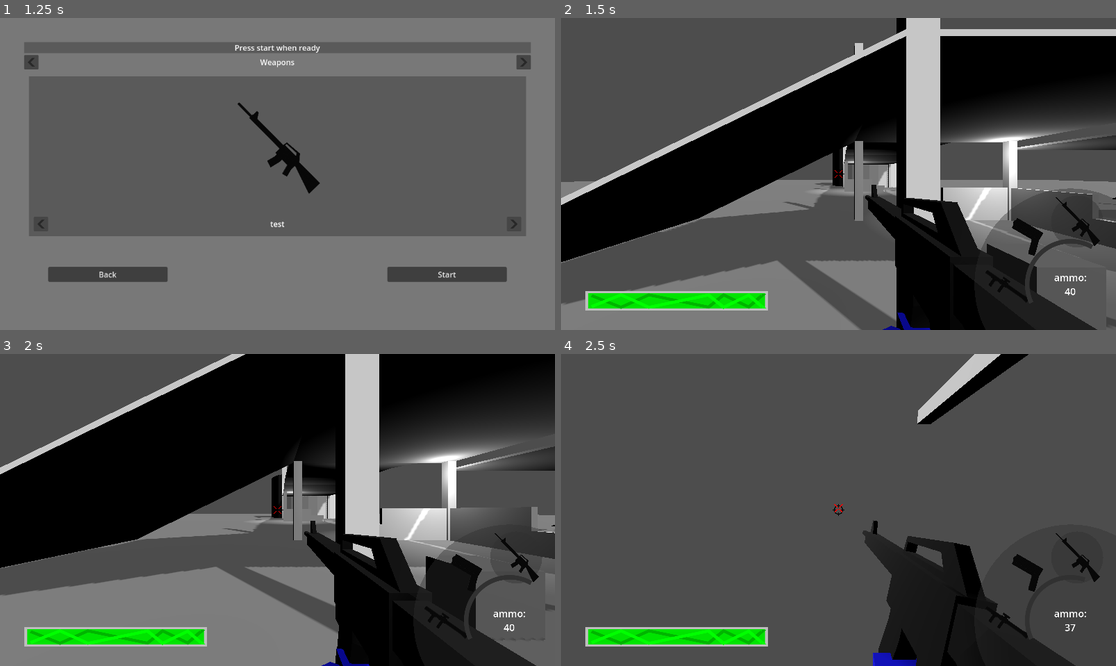
Above: before the commit, frames 1-4 (two rows, left to right).
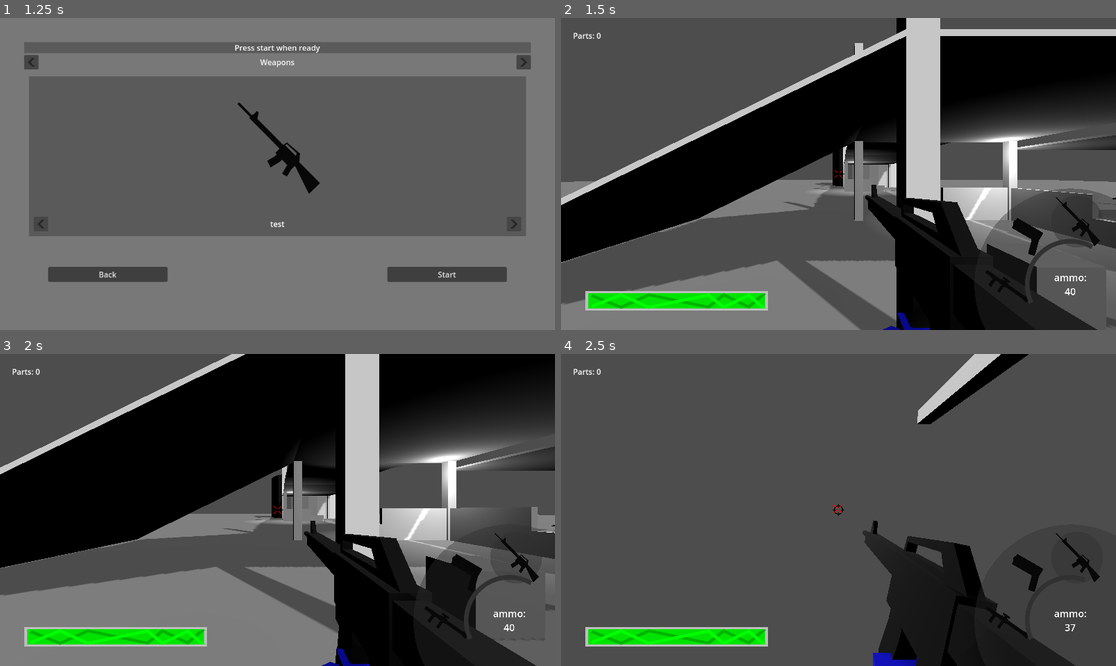
Above: after the commit, the same moments.

Repository: KellyBringino/FirstPersonShooterTest
Game: Godot game, scene res://UI/MainMenu.tscn
Two runs of this game, one before a commit and one after it. Both use one fixed random seed, a clock stepped at 60 frames per second and the inputs below.
Inputs (mouse positions are in pixels of both pictures, inside the frame that each line leads up to):
- Up to frame 1 (1.25 s): click "Start" at 0.5 s
- Up to frame 2 (1.5 s): click "Start" at 1.25 s
- Up to frame 3 (2 s): no input
- Up to frame 4 (2.5 s): tap Enter at 2 s; move the mouse to (866, 510) at 2.02 s; press the mouse at (866, 510) at 2.03 s; hold W (forward) from 2.03 s (still down); tap Space (jump) at 2.27 s

Frame 1 is identical in both runs. In frame 2, less than 0.1% of the frame differs, in the area x 2-8%, y 4-7%; in frame 3, less than 0.1%; in frame 4, less than 0.1%, in the area x 2-51%, y 4-52%.

Commit message:
fixed an issue with misfire misalignment, and added parts counter

Diff:
--- a/Enemies/Enemy_General.gd
+++ b/Enemies/Enemy_General.gd
@@ -36,6 +36,7 @@
 var see : Array = []
 var suspicious : bool = false
 var leftStepNext : bool = false
+var dying : bool = false
 var player
 
 func _ready():
@@ -66,14 +67,18 @@
 	skl.set_bone_pose_rotation(headBone,headrot)
 
 	if currentState == state.CHASING:
-		if abs($ModelController/doll/LeftLegTarget.global_position.distance_to(leftSprint.global_position)) > SPRINT_STEP_DIS && leftStepNext:
+		if abs($ModelController/doll/LeftLegTarget.global_position\
+		.distance_to(leftSprint.global_position)) > SPRINT_STEP_DIS && leftStepNext:
 			stepL(leftSprint,leftSprintRaise)
-		if abs($ModelController/doll/RightLegTarget.global_position.distance_to(rightSprint.global_position)) > SPRINT_STEP_DIS && !leftStepNext:
+		if abs($ModelController/doll/RightLegTarget.global_position\
+		.distance_to(rightSprint.global_position)) > SPRINT_STEP_DIS && !leftStepNext:
 			stepR(rightSprint,rightSprintRaise)
 	elif currentState == state.SHOOTING:
-		if abs($ModelController/doll/LeftLegTarget.global_position.distance_to(leftStand.global_position)) > STAND_STEP_DIS && leftStepNext:
+		if abs($ModelController/doll/LeftLegTarget.global_position\
+		.distance_to(leftStand.global_position)) > STAND_STEP_DIS && leftStepNext:
 			stepL(leftStand,leftStandRaise)
-		if abs($ModelController/doll/RightLegTarget.global_position.distance_to(rightStand.global_position)) > STAND_STEP_DIS && !leftStepNext:
+		if abs($ModelController/doll/RightLegTarget.global_position\
+		.distance_to(rightStand.global_position)) > STAND_STEP_DIS && !leftStepNext:
 			stepR(rightStand,rightStandRaise)
 
 	handleStates(delta)
@@ -95,7 +100,7 @@
 		move()
 	move_and_slide()
 
-func handleStates(delta):
+func handleStates(_delta):
 	match currentState:
 		state.CHASING:
 			if see.size() > 0 and distanceCheck(lastKnowLoc):
@@ -120,10 +125,13 @@
 	var lhalf = stepraise.global_position
 
 	var t = get_tree().create_tween()
-	t.tween_property($ModelController/doll/LeftLegTarget,"global_position", lhalf, STEP_UP_SPEED)
+	t.tween_property($ModelController/doll/LeftLegTarget,"global_position",\
+		lhalf, STEP_UP_SPEED)
 	t.set_parallel(false)
-	t.tween_property($ModelController/doll/LeftLegTarget, "global_position", ltarget_pos, STEP_SPEED)
-	t.tween_property($ModelController/doll/LeftLegTarget, "global_rotation", step.global_rotation, STEP_SPEED)
+	t.tween_property($ModelController/doll/LeftLegTarget, "global_position",\
+		ltarget_pos, STEP_SPEED)
+	t.tween_property($ModelController/doll/LeftLegTarget, "global_rotation", \
+		step.global_rotation, STEP_SPEED)
 	t.set_parallel(true)
 	t.tween_callback(func(): leftStepNext = false)
 func stepR(step,stepraise):
@@ -132,10 +140,13 @@
 
 	var t = get_tree().create_tween()
 	t.set_parallel(false)
-	t.tween_property($ModelController/doll/RightLegTarget,"global_position", rhalf, STEP_UP_SPEED)
+	t.tween_property($ModelController/doll/RightLegTarget,"global_position", \
+		rhalf, STEP_UP_SPEED)
 	t.set_parallel(false)
-	t.tween_property($ModelController/doll/RightLegTarget, "global_position", rtarget_pos, STEP_SPEED)
-	t.tween_property($ModelController/doll/RightLegTarget, "global_rotation", step.global_rotation, STEP_SPEED)
+	t.tween_property($ModelController/doll/RightLegTarget, "global_position", \
+		rtarget_pos, STEP_SPEED)
+	t.tween_property($ModelController/doll/RightLegTarget, "global_rotation", \
+		step.global_rotation, STEP_SPEED)
 	t.set_parallel(true)
 	t.tween_callback(func(): leftStepNext = true)
 
@@ -146,7 +157,7 @@
 
 func move():
 	if global_transform.origin.distance_to(lastKnowLoc) <= (REACH_DIST/2.0):
-		print("made it")
+		#print("made it")
 		return
 	var nextNavPoint = nav_agent.get_next_path_position()
 	if currentState == state.CHASING:
@@ -158,7 +169,8 @@
 	var p = Vector2(point.x,point.z)
 	var v = e.distance_to(p) <= REACH_DIST
 	if v:
-		print("made it")
+		#print("made it")
+		pass
 	return v
 func distanceCheck(point):
 	return global_transform.origin.distance_to(point) <= SHOOT_DIST
@@ -168,11 +180,11 @@
 		state.CHASING:
 			currentState = state.CHASING
 			suspicious = true
-			print("chasing now, lkl is " + str(lastKnowLoc))
+			#print("chasing now, lkl is " + str(lastKnowLoc))
 		state.SHOOTING:
 			currentState = state.SHOOTING
 			suspicious = true
-			print("shooting now")
+			#print("shooting now")
 
 func damage(point, amount, source):
 	health -= amount
@@ -182,11 +194,15 @@
 func hit(point, d, source):
 	damage(point,d,source)
 func dead(_point, source):
-	match source:
-		0:#hitscan
-			queue_free()
-		1:#explosion
-			queue_free()
+	if !dying:
+		dying = true
+		match source:
+			0:#hitscan
+				$"../../".enemydeath(0)
+				queue_free()
+			1:#explosion
+				$"../../".enemydeath(0)
+				queue_free()
 
 func _on_vision_body_entered(body):
 	if body.collision_layer == 8:
--- a/Global/Game.gd
+++ b/Global/Game.gd
@@ -13,6 +13,7 @@
 
 const enemyHealth = 2000.0
 const playerHealth = 2000.0
+const enemyPartCount = 20
 
 #primary stats
 const rifle = \
@@ -21,7 +22,7 @@
 	damage = 300.0, \
 	crit = 1.3, \
 	magsize = 40, \
-	flinch = 0.4\
+	flinch = 0.2\
 }
 const sniper = \
 {\
@@ -38,7 +39,7 @@
 	damage = 300.0, \
 	crit = 1.5, \
 	magsize = 10, \
-	flinch = 0.4\
+	flinch = 0.2\
 }
 const revolver = \
 {\
@@ -95,27 +96,27 @@
 	player.setHealth(2000.0)
 
 	if weapons[0] == GunType.RIFLE:
-		var rifle = rifleInstance.instantiate()
+		var riflegun = rifleInstance.instantiate()
 		$"../World/Player/CameraController/GunController/Weapon1"\
-			.add_child(rifle)
+			.add_child(riflegun)
 	elif weapons[0] == GunType.SNIPER:
-		var sniper = sniperInstance.instantiate()
+		var snipergun = sniperInstance.instantiate()
 		$"../World/Player/CameraController/GunController/Weapon1"\
-			.add_child(sniper)
+			.add_child(snipergun)
 
 	if weapons[1] == GunType.PISTOL:
-		var pistol = pistolInstance.instantiate()
+		var pistolgun = pistolInstance.instantiate()
 		$"../World/Player/CameraController/GunController/Weapon2"\
-			.add_child(pistol)
+			.add_child(pistolgun)
 	elif weapons[1] == GunType.REVOLVER:
-		var revolver = revolverInstance.instantiate()
+		var revolvergun = revolverInstance.instantiate()
 		$"../World/Player/CameraController/GunController/Weapon2"\
-			.add_child(revolver)
+			.add_child(revolvergun)
 
 	if weapons[2] == GunType.ROCKETLAUNCHER:
-		var rocket = rocketlauncherInstance.instantiate()
+		var rocketgun = rocketlauncherInstance.instantiate()
 		$"../World/Player/CameraController/GunController/Weapon3"\
-			.add_child(rocket)
+			.add_child(rocketgun)
 
 	player.setGuns(weapons)
 	$"../World/GUI".setWeapons(weapons)
--- a/Guns/HitScanGun.gd
+++ b/Guns/HitScanGun.gd
@@ -40,7 +40,6 @@
 			elif object.collision_layer == 1:
 				var misfire = misfireInst.instantiate()
 				get_tree().root.add_child(misfire)
-				misfire.look_at(shootRay.get_collision_normal())
 				misfire.global_transform.origin = shootRay.get_collision_point()
 		else:
 			var bullet = bulletInst.instantiate()
@@ -57,7 +56,6 @@
 			,0.0)
 		t.tween_property(barrelEnd,"rotation",barrelEnd.rotation + f,0.2)
 		t.tween_property(barrelEnd,"rotation",Vector3(0,0,0),0.5)
-		barrelEnd.rotation
 
 		chambered = false
 		$ShotTimer.start()
--- a/Guns/Projectile/Misfire.tscn
+++ b/Guns/Projectile/Misfire.tscn
@@ -47,6 +47,7 @@
 
 [sub_resource type="ParticleProcessMaterial" id="ParticleProcessMaterial_6dlyq"]
 particle_flag_align_y = true
+direction = Vector3(0, 1, 0)
 initial_velocity_min = 5.0
 initial_velocity_max = 7.0
 scale_min = 0.5
--- a/Levels/Level_Base.gd
+++ b/Levels/Level_Base.gd
@@ -6,6 +6,9 @@
 
 @onready var spawns : Array = $Spawns.get_children()
 var rng = RandomNumberGenerator.new()
+var enemyMax : int = 15;
+var enemyCount : int = 0;
+var enemiesAtOnce : int = 3
 
 func _ready():
 	make_spawner()
@@ -14,7 +17,13 @@
 	var s = spawnerinstance.instantiate()
 	s.position = point
 	add_child(s)
-	s.startup(3)
+	var dif = enemyMax - enemyCount
+	if (dif) > enemiesAtOnce:
+		s.startup(enemiesAtOnce)
+		enemyCount += enemiesAtOnce
+	else:
+		s.startup(dif)
+		enemyCount += dif
 
 func make_spawner():
 	var mainCandi = null
@@ -33,5 +42,12 @@
 	else:
 		spawner_at(candidates[rng.randi_range(0,len(candidates)-1)].position)
 
+func enemydeath(type):
+	match type:
+		0:#regular
+			enemyCount -= 1
+			$Player.addParts(Game.enemyPartCount)
+
 func _on_spawn_timer_timeout():
-	make_spawner()
+	if enemyCount < enemyMax:
+		make_spawner()
--- a/Levels/testing_level.gd
+++ b/Levels/testing_level.gd
@@ -1 +1,4 @@
 extends Level_Base
+
+func _ready():
+	enemyCount += 1
--- a/Levels/testing_level.tscn
+++ b/Levels/testing_level.tscn
@@ -125,7 +125,7 @@
 [node name="WorldComponents" type="Node3D" parent="."]
 
 [node name="SpawnTimer" type="Timer" parent="WorldComponents"]
-wait_time = 30.0
+wait_time = 10.0
 autostart = true
 
 [connection signal="timeout" from="WorldComponents/SpawnTimer" to="." method="_on_spawn_timer_timeout"]
--- a/Player/Player.gd
+++ b/Player/Player.gd
@@ -23,6 +23,7 @@
 var sprinting : bool = false
 var health : float
 var maxHealth : float
+var parts : int
 
 var holdingPrimary : bool = true
 var holdingHeavy : bool = false
@@ -76,6 +77,7 @@
 func _ready():
 	maxHealth = Game.playerHealth
 	health = maxHealth
+	parts = 0
 	Game.playerReady()
 	$ModelController/doll/Armature/Skeleton3D/LeftArmIK.start()
 	$ModelController/doll/Armature/Skeleton3D/RightArmIK.start()
@@ -165,7 +167,7 @@
 
 func recoil(amount):
 	var t = get_tree().create_tween()
-	amount /= 10
+	amount /= 5
 	t.tween_property(get_node("."),"flinchadd",flinchadd + amount,0.02)
 	t.tween_property(get_node("."),"flinchadd",0.0,0.5)
 
@@ -337,6 +339,9 @@
 		$CameraController/GunController/Weapon3.show()
 		Game.equip(holdingHeavy,holdingPrimary)
 
+func addParts(amount):
+	parts += amount
+
 func setSens(x,y):
 	horizontalsens = x
 	verticalsens = y
--- a/UI/GUI.tscn
+++ b/UI/GUI.tscn
@@ -136,6 +136,24 @@
 scale = Vector2(0.05, 0.05)
 texture = ExtResource("7_kq6is")
 
+[node name="InfoBox" type="Control" parent="CanvasLayer/InGameGUI"]
+layout_mode = 1
+anchors_preset = 0
+offset_right = 40.0
+offset_bottom = 40.0
+
+[node name="InfoContainer" type="MarginContainer" parent="CanvasLayer/InGameGUI/InfoBox"]
+layout_mode = 1
+offset_right = 40.0
+offset_bottom = 40.0
+theme_override_constants/margin_left = 25
+theme_override_constants/margin_top = 25
+
+[node name="PartsLabel" type="Label" parent="CanvasLayer/InGameGUI/InfoBox/InfoContainer"]
+layout_mode = 2
+text = "Parts: "
+vertical_alignment = 2
+
 [node name="PauseMenu" type="MarginContainer" parent="CanvasLayer"]
 visible = false
 anchors_preset = 15
--- a/UI/UI.gd
+++ b/UI/UI.gd
@@ -3,6 +3,7 @@
 @onready var healthbar = $CanvasLayer/InGameGUI/HealthBarContainer/HealthBarController/HealthBar
 @onready var ammobar = $CanvasLayer/InGameGUI/AmmoContainer/AmmoController/AmmoBar
 @onready var ammocounter = $CanvasLayer/InGameGUI/AmmoContainer/AmmoController/AmmoCounter
+@onready var partscounter = $CanvasLayer/InGameGUI/InfoBox/InfoContainer/PartsLabel
 
 @onready var main = $CanvasLayer/PauseMenu/MenuItemsContainer
 @onready var options = $CanvasLayer/PauseMenu/OptionsItemsContainer
@@ -15,17 +16,18 @@
 var hsens : float = 6.0
 var vsens : float = 6.0
 
-# Called when the node enters the scene tree for the first time.
 func _ready():
 	unpause()
 	healthbar.max_value = $"../Player".maxHealth
 	healthbar.value = $"../Player".health
+	partscounter.text = "Parts: " + str($"../Player".parts)
 
 func _process(_delta):
 	healthbar.value = $"../Player".health
 	ammobar.max_value = $"../Player".heldGun.MAG_MAX
 	ammobar.value = $"../Player".heldGun.mag
 	ammocounter.text = "ammo:\n" + str($"../Player".heldGun.mag)
+	partscounter.text = "Parts: " + str($"../Player".parts)
 
 func pause():
 	$CanvasLayer/PauseMenu.show()
@@ -91,7 +93,7 @@
 	Game.horizontalSensitivity = 0.2 + (hsens/10)
 	Game.verticalSensitivity = 0.2 + (vsens/10)
 
-func _on_h_sens_slider_drag_ended(value_changed):
+func _on_h_sens_slider_drag_ended(_value_changed):
 	hsens = hsensbar.value
-func _on_v_sens_slider_drag_ended(value_changed):
+func _on_v_sens_slider_drag_ended(_value_changed):
 	vsens = vsensbar.value
